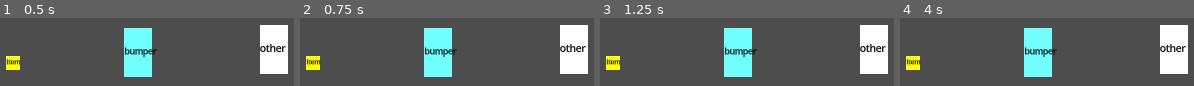
Above: before the commit, frames 1-4 (left to right).
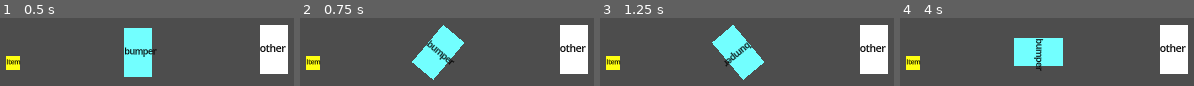
Above: after the commit, the same moments.

Repository: hpi-swa-lab/godot-pronto
Game: Godot game, scene res://prototypes/week-0-kart-Bumper.tscn
The game is run twice, just before and just after one commit, with the same random seed, the same clock (stepped at 60 frames per second) and the same inputs. The project has no main scene, so this scene is started directly.
Inputs (mouse positions are in pixels of both pictures, inside the frame that each line leads up to):
- Up to frame 1 (0.5 s): no input
- Up to frame 2 (0.75 s): tap Enter (ui_accept) at 0.5 s; move the mouse to (outside the picture) at 0.52 s; hold Right (ui_right) from 0.53 s (still down); tap J at 0.6 s; click (outside the picture) at 0.67 s
- Up to frame 3 (1.25 s): keep holding Right (ui_right); tap Enter (ui_accept) at 0.77 s
- Up to frame 4 (4 s): release Right (ui_right) at 1.25 s; drag from (982, 73) to (1173, 49) at 1.27 s; tap Enter (ui_accept) at 2, 3.5, 3.77 s; move the mouse to (outside the picture) at 2.02 s; hold Left (ui_left) 2.03-2.75 s; tap I at 2.1 s; drag from (outside the picture) to (1173, 49) at 2.77 s; move the mouse to (outside the picture) at 3.52 s; hold Right (ui_right) from 3.53 s (still down); tap Tab at 3.6 s

Frame 1 is identical in both runs. In frame 2, 4.6% of the frame differs, in the area x 38-56%, y 10-92%; in frame 3, 4.6%; in frame 4, 7.2%, in the area x 38-56%, y 14-87%.

Commit message:
apply changes to bumper example

Diff:
--- a/prototypes/week-0-kart-Bumper.tscn
+++ b/prototypes/week-0-kart-Bumper.tscn
@@ -9,154 +9,155 @@
 [ext_resource type="Script" path="res://addons/pronto/behaviors/State.gd" id="6_40ngx"]
 [ext_resource type="Script" path="res://addons/pronto/behaviors/Clock.gd" id="7_r8mab"]
 
-[sub_resource type="Resource" id="Resource_ox21v"]
+[sub_resource type="Resource" id="Resource_xwmf4"]
+script = ExtResource("4_flp7b")
+signal_name = "left"
+to = NodePath("../Move")
+invoke = "rotate_left"
+arguments = []
+only_if = "return true"
+expression = ""
+
+[sub_resource type="Resource" id="Resource_ykaii"]
+script = ExtResource("4_flp7b")
+signal_name = "right"
+to = NodePath("../Move")
+invoke = "rotate_right"
+arguments = []
+only_if = "return true"
+expression = ""
+
+[sub_resource type="Resource" id="Resource_lkb16"]
 script = ExtResource("4_flp7b")
 signal_name = "up"
 to = NodePath("../Move")
 invoke = "move_up"
 arguments = []
-only_if = "true"
-expression = ""
-
-[sub_resource type="Resource" id="Resource_ubtfn"]
-script = ExtResource("4_flp7b")
-signal_name = "right"
-to = NodePath("../Move")
-invoke = "rotate_right"
-arguments = []
-only_if = "true"
-expression = ""
-
-[sub_resource type="Resource" id="Resource_jw3no"]
-script = ExtResource("4_flp7b")
-signal_name = "left"
-to = NodePath("../Move")
-invoke = "rotate_left"
-arguments = []
-only_if = "true"
-expression = ""
-
-[sub_resource type="Resource" id="Resource_tc68h"]
+only_if = "return true"
+expression = ""
+
+[sub_resource type="Resource" id="Resource_ejypr"]
 script = ExtResource("4_flp7b")
 signal_name = "collided"
 to = NodePath("../../enemy_kart/Move")
 invoke = "add_velocity"
-arguments = ["other.get_node(\"Move\").add_velocity((to.get_parent().position - from.get_parent().position).normalized() * from.collision_power)"]
-only_if = "at(\"kart_bumper_active\")"
-expression = ""
-
-[sub_resource type="Resource" id="Resource_c4pa4"]
-script = ExtResource("4_flp7b")
-signal_name = "collided"
-to = NodePath("../State")
-invoke = "put"
-arguments = ["\"kart_bumper_active\"", "false"]
-only_if = "true"
-expression = ""
-
-[sub_resource type="Resource" id="Resource_wcw7t"]
-script = ExtResource("4_flp7b")
-signal_name = "collided"
-to = NodePath("../State")
-invoke = "put"
-arguments = ["\"kart_bumper_active\"", "true"]
-only_if = "true"
-expression = ""
-
-[sub_resource type="Resource" id="Resource_6hspp"]
+arguments = ["return direction * from.collision_power"]
+only_if = "return at(\"kart_bumper_active\")"
+expression = ""
+
+[sub_resource type="Resource" id="Resource_k4i7f"]
+script = ExtResource("4_flp7b")
+signal_name = "collided"
+to = NodePath("../State")
+invoke = "put"
+arguments = ["return \"kart_bumper_active\"", "return false"]
+only_if = "return true"
+expression = ""
+
+[sub_resource type="Resource" id="Resource_xlfnc"]
 script = ExtResource("4_flp7b")
 signal_name = "collided"
 to = NodePath("")
 invoke = ""
 arguments = []
-only_if = "true"
+only_if = "return true"
 expression = "other.queue_free()"
 
-[sub_resource type="Resource" id="Resource_gfov1"]
+[sub_resource type="Resource" id="Resource_32cna"]
+script = ExtResource("4_flp7b")
+signal_name = "collided"
+to = NodePath("../State")
+invoke = "put"
+arguments = ["return \"kart_bumper_active\"", "return true"]
+only_if = "return true"
+expression = ""
+
+[sub_resource type="Resource" id="Resource_5solj"]
+script = ExtResource("4_flp7b")
+signal_name = "right"
+to = NodePath("../Move")
+invoke = "rotate_right"
+arguments = []
+only_if = "return true"
+expression = ""
+
+[sub_resource type="Resource" id="Resource_bj520"]
+script = ExtResource("4_flp7b")
+signal_name = "left"
+to = NodePath("../Move")
+invoke = "rotate_left"
+arguments = []
+only_if = "return true"
+expression = ""
+
+[sub_resource type="Resource" id="Resource_sj465"]
 script = ExtResource("4_flp7b")
 signal_name = "up"
 to = NodePath("../Move")
 invoke = "move_up"
 arguments = []
-only_if = "true"
-expression = ""
-
-[sub_resource type="Resource" id="Resource_rj0ai"]
-script = ExtResource("4_flp7b")
-signal_name = "left"
-to = NodePath("../Move")
-invoke = "rotate_left"
-arguments = []
-only_if = "true"
-expression = ""
-
-[sub_resource type="Resource" id="Resource_1ksq7"]
-script = ExtResource("4_flp7b")
-signal_name = "right"
-to = NodePath("../Move")
-invoke = "rotate_right"
-arguments = []
-only_if = "true"
-expression = ""
-
-[sub_resource type="Resource" id="Resource_lcrj0"]
+only_if = "return true"
+expression = ""
+
+[sub_resource type="Resource" id="Resource_5mlq4"]
 script = ExtResource("4_flp7b")
 signal_name = "collided"
 to = NodePath("../../kart/Move")
 invoke = "add_velocity"
-arguments = ["other.get_node(\"Move\").add_velocity((to.get_parent().position - from.get_parent().position).normalized() * from.collision_power)"]
-only_if = "at(\"enemy_kart_bumper_active\")"
-expression = ""
-
-[sub_resource type="Resource" id="Resource_008h4"]
-script = ExtResource("4_flp7b")
-signal_name = "collided"
-to = NodePath("../State")
-invoke = "put"
-arguments = ["\"enemy_kart_bumper_active\"", "false"]
-only_if = "true"
-expression = ""
-
-[sub_resource type="Resource" id="Resource_5a3h3"]
-script = ExtResource("4_flp7b")
-signal_name = "collided"
-to = NodePath("../State")
-invoke = "put"
-arguments = ["\"enemy_kart_bumper_active\"", "true"]
-only_if = "true"
-expression = ""
-
-[sub_resource type="Resource" id="Resource_u6owv"]
+arguments = ["return direction * from.collision_power"]
+only_if = "return at(\"enemy_kart_bumper_active\")"
+expression = ""
+
+[sub_resource type="Resource" id="Resource_jifoq"]
+script = ExtResource("4_flp7b")
+signal_name = "collided"
+to = NodePath("../State")
+invoke = "put"
+arguments = ["return \"enemy_kart_bumper_active\"", "return false"]
+only_if = "return true"
+expression = ""
+
+[sub_resource type="Resource" id="Resource_vvlug"]
 script = ExtResource("4_flp7b")
 signal_name = "collided"
 to = NodePath("")
 invoke = ""
 arguments = []
-only_if = "true"
+only_if = "return true"
 expression = "other.queue_free()"
 
-[sub_resource type="Resource" id="Resource_uytno"]
+[sub_resource type="Resource" id="Resource_ccvh6"]
+script = ExtResource("4_flp7b")
+signal_name = "collided"
+to = NodePath("../State")
+invoke = "put"
+arguments = ["return \"enemy_kart_bumper_active\"", "return true"]
+only_if = "return true"
+expression = ""
+
+[sub_resource type="Resource" id="Resource_y6f4w"]
+script = ExtResource("4_flp7b")
+signal_name = "elapsed"
+to = NodePath("../Spawner")
+invoke = "set_position"
+arguments = ["return random_point_on_screen()"]
+only_if = "return true"
+expression = ""
+
+[sub_resource type="Resource" id="Resource_ujlmr"]
 script = ExtResource("4_flp7b")
 signal_name = "elapsed"
 to = NodePath("../Spawner")
 invoke = "spawn"
 arguments = []
-only_if = "true"
-expression = ""
-
-[sub_resource type="Resource" id="Resource_50rvt"]
-script = ExtResource("4_flp7b")
-signal_name = "elapsed"
-to = NodePath("../Spawner")
-invoke = "set_position"
-arguments = ["random_point_on_screen()"]
-only_if = "true"
+only_if = "return true"
 expression = ""
 
 [node name="week-0-kart-Bumper" type="Node2D"]
 
-[node name="kart" type="Area2D" parent="." groups=["kart"]]
+[node name="kart" type="CharacterBody2D" parent="." groups=["kart"]]
 position = Vector2(428, 326)
+motion_mode = 1
 
 [node name="Placeholder" type="Node2D" parent="kart"]
 script = ExtResource("1_25c8b")
@@ -165,7 +166,7 @@
 placeholder_size = Vector2(40, 70)
 
 [node name="Move" type="Node2D" parent="kart"]
-position = Vector2(57, 27)
+position = Vector2(53, 26)
 script = ExtResource("2_q37re")
 acceleration = 1.0
 friction = 2.0
@@ -175,28 +176,29 @@
 [node name="Controls" type="Node2D" parent="kart"]
 position = Vector2(52, -31)
 script = ExtResource("3_wx32m")
-metadata/pronto_connections = [SubResource("Resource_ox21v"), SubResource("Resource_ubtfn"), SubResource("Resource_jw3no")]
+metadata/pronto_connections = [SubResource("Resource_xwmf4"), SubResource("Resource_ykaii"), SubResource("Resource_lkb16")]
 
 [node name="Collision" type="Node2D" parent="kart"]
 position = Vector2(92, 140)
 script = ExtResource("5_7rj3v")
 limit_to_group = "enemy_kart"
 collision_power = 1000.0
-metadata/pronto_connections = [SubResource("Resource_tc68h"), SubResource("Resource_c4pa4")]
+metadata/pronto_connections = [SubResource("Resource_ejypr"), SubResource("Resource_k4i7f")]
 
 [node name="Collision2" type="Node2D" parent="kart"]
 position = Vector2(-52, 66)
 script = ExtResource("5_7rj3v")
 limit_to_group = "item"
-metadata/pronto_connections = [SubResource("Resource_wcw7t"), SubResource("Resource_6hspp")]
+metadata/pronto_connections = [SubResource("Resource_xlfnc"), SubResource("Resource_32cna")]
 
 [node name="State" type="Node2D" parent="kart"]
 position = Vector2(-53, 143)
 script = ExtResource("6_40ngx")
 metadata/kart_bumper_active = false
 
-[node name="enemy_kart" type="Area2D" parent="." groups=["enemy_kart"]]
+[node name="enemy_kart" type="CharacterBody2D" parent="." groups=["enemy_kart"]]
 position = Vector2(623, 322)
+motion_mode = 1
 
 [node name="Placeholder" type="Node2D" parent="enemy_kart"]
 script = ExtResource("1_25c8b")
@@ -215,14 +217,14 @@
 position = Vector2(-49, -29)
 script = ExtResource("3_wx32m")
 player = 1
-metadata/pronto_connections = [SubResource("Resource_gfov1"), SubResource("Resource_rj0ai"), SubResource("Resource_1ksq7")]
+metadata/pronto_connections = [SubResource("Resource_5solj"), SubResource("Resource_bj520"), SubResource("Resource_sj465")]
 
 [node name="Collision" type="Node2D" parent="enemy_kart"]
-position = Vector2(-8, 139)
+position = Vector2(-22, 143)
 script = ExtResource("5_7rj3v")
 limit_to_group = "kart"
 collision_power = 1000.0
-metadata/pronto_connections = [SubResource("Resource_lcrj0"), SubResource("Resource_008h4")]
+metadata/pronto_connections = [SubResource("Resource_5mlq4"), SubResource("Resource_jifoq")]
 
 [node name="State" type="Node2D" parent="enemy_kart"]
 position = Vector2(79, 140)
@@ -233,13 +235,13 @@
 position = Vector2(81, 58)
 script = ExtResource("5_7rj3v")
 limit_to_group = "item"
-metadata/pronto_connections = [SubResource("Resource_5a3h3"), SubResource("Resource_u6owv")]
+metadata/pronto_connections = [SubResource("Resource_vvlug"), SubResource("Resource_ccvh6")]
 
 [node name="Spawner" type="Node2D" parent="."]
 position = Vector2(203, 387)
 script = ExtResource("6_15x11")
 
-[node name="item" type="Area2D" parent="Spawner" groups=["item"]]
+[node name="item" type="StaticBody2D" parent="Spawner" groups=["item"]]
 position = Vector2(42, -1)
 
 [node name="Placeholder" type="Node2D" parent="Spawner/item"]
@@ -248,12 +250,12 @@
 color = Color(1, 1, 0.0627451, 1)
 
 [node name="Clock" type="Node2D" parent="."]
-position = Vector2(153, 397)
+position = Vector2(131, 397)
 script = ExtResource("7_r8mab")
-duration_seconds = 15.0
-metadata/pronto_connections = [SubResource("Resource_uytno"), SubResource("Resource_50rvt")]
-
-[node name="item" type="Area2D" parent="." groups=["item"]]
+duration_seconds = 106.0
+metadata/pronto_connections = [SubResource("Resource_y6f4w"), SubResource("Resource_ujlmr")]
+
+[node name="item" type="StaticBody2D" parent="." groups=["item"]]
 position = Vector2(248, 341)
 
 [node name="Placeholder" type="Node2D" parent="item"]
--- a/script-instances/1196023262.gd
+++ /dev/null
@@ -1,5 +0,0 @@
-extends U
-
-func run(other, from, to):
-	# GENERATED, DO NOT EDIT
-	return "score"
--- a/script-instances/1201924380.gd
+++ /dev/null
@@ -1,5 +0,0 @@
-extends U
-
-func run():
-	# GENERATED, DO NOT EDIT
-	return "FPS: " + str(Engine.get_frames_per_second())
--- a/script-instances/1216414365.gd
+++ /dev/null
@@ -1,5 +0,0 @@
-extends U
-
-func run(down, from, to):
-	# GENERATED, DO NOT EDIT
-	return not down
--- a/script-instances/1546769462.gd
+++ /dev/null
@@ -1,5 +0,0 @@
-extends U
-
-func run(other, from, to):
-	# GENERATED, DO NOT EDIT
-	return "enemy_kart_bumper_active"
--- a/script-instances/1593444423.gd
+++ /dev/null
@@ -1,7 +0,0 @@
-extends U
-
-func run(other, from, to):
-	# GENERATED, DO NOT EDIT
-	var facing = Vector2(0,-1).rotated(from.get_parent().rotation)
-	var relative_position = (to.get_parent().position - from.get_parent().position).normalized()
-	return other.get_node("Move").add_velocity(relative_position * from.collision_power)
--- a/script-instances/167804054.gd
+++ /dev/null
@@ -1,5 +0,0 @@
-extends U
-
-func run(other, from):
-	# GENERATED, DO NOT EDIT
-	other.queue_free()
--- a/script-instances/2289127778.gd
+++ /dev/null
@@ -1,5 +0,0 @@
-extends U
-
-func run():
-	# GENERATED, DO NOT EDIT
-	return "Score: " + str(at("score"))
--- a/script-instances/2456062264.gd
+++ /dev/null
@@ -1,5 +0,0 @@
-extends U
-
-func run(other, from, to):
-	# GENERATED, DO NOT EDIT
-	return other.get_node("Move").add_velocity((to.get_parent().position - from.get_parent().position).normalized() * from.collision_power)
--- a/script-instances/2543828117.gd
+++ /dev/null
@@ -1,5 +0,0 @@
-extends U
-
-func run(down, from, to):
-	# GENERATED, DO NOT EDIT
-	return "rotate_velocity"
--- a/script-instances/2637791833.gd
+++ /dev/null
@@ -1,5 +0,0 @@
-extends U
-
-func run(other, from, to):
-	# GENERATED, DO NOT EDIT
-	return "kart_bumper_active"
--- a/script-instances/2758775717.gd
+++ /dev/null
@@ -1,5 +0,0 @@
-extends U
-
-func run(other, from, to):
-	# GENERATED, DO NOT EDIT
-	return other.queue_free()
--- a/script-instances/2834495791.gd
+++ /dev/null
@@ -1,5 +0,0 @@
-extends U
-
-func run(other, from, to):
-	# GENERATED, DO NOT EDIT
-	return 1
--- a/script-instances/3170158524.gd
+++ /dev/null
@@ -1,5 +0,0 @@
-extends U
-
-func run(other, from, to):
-	# GENERATED, DO NOT EDIT
-	return at("enemy_kart_bumper_active")
--- a/script-instances/3199578239.gd
+++ /dev/null
@@ -1,5 +0,0 @@
-extends U
-
-func run(other, from, to):
-	# GENERATED, DO NOT EDIT
-	return at("kart_bumper_active")
--- a/script-instances/3492960724.gd
+++ /dev/null
@@ -1,5 +0,0 @@
-extends U
-
-func run():
-	# GENERATED, DO NOT EDIT
-	return 0 if closest("Move").velocity.length() < 90 else 300
--- a/script-instances/3914174142.gd
+++ /dev/null
@@ -1,5 +0,0 @@
-extends U
-
-func run(other, from, to):
-	# GENERATED, DO NOT EDIT
-	return true
--- a/script-instances/4045333769.gd
+++ /dev/null
@@ -1,5 +0,0 @@
-extends U
-
-func run(other, from, to):
-	# GENERATED, DO NOT EDIT
-	return false
--- a/script-instances/831485958.gd
+++ /dev/null
@@ -1,5 +0,0 @@
-extends U
-
-func run(from, to):
-	# GENERATED, DO NOT EDIT
-	return random_point_on_screen()
